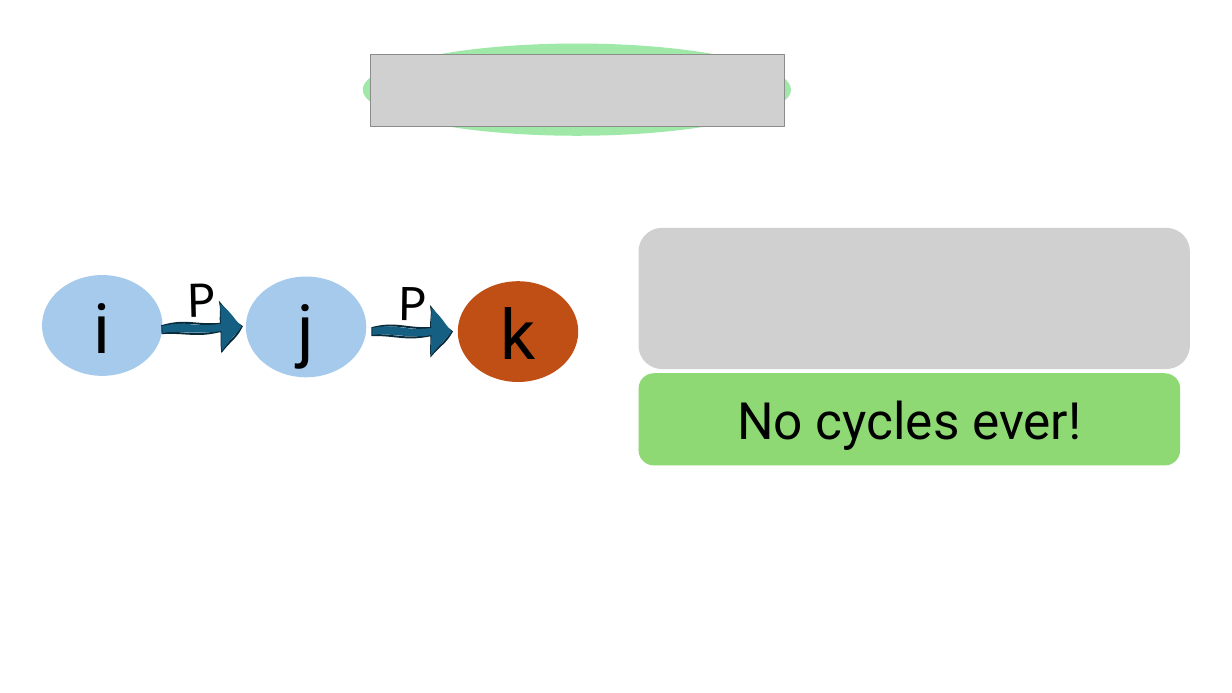
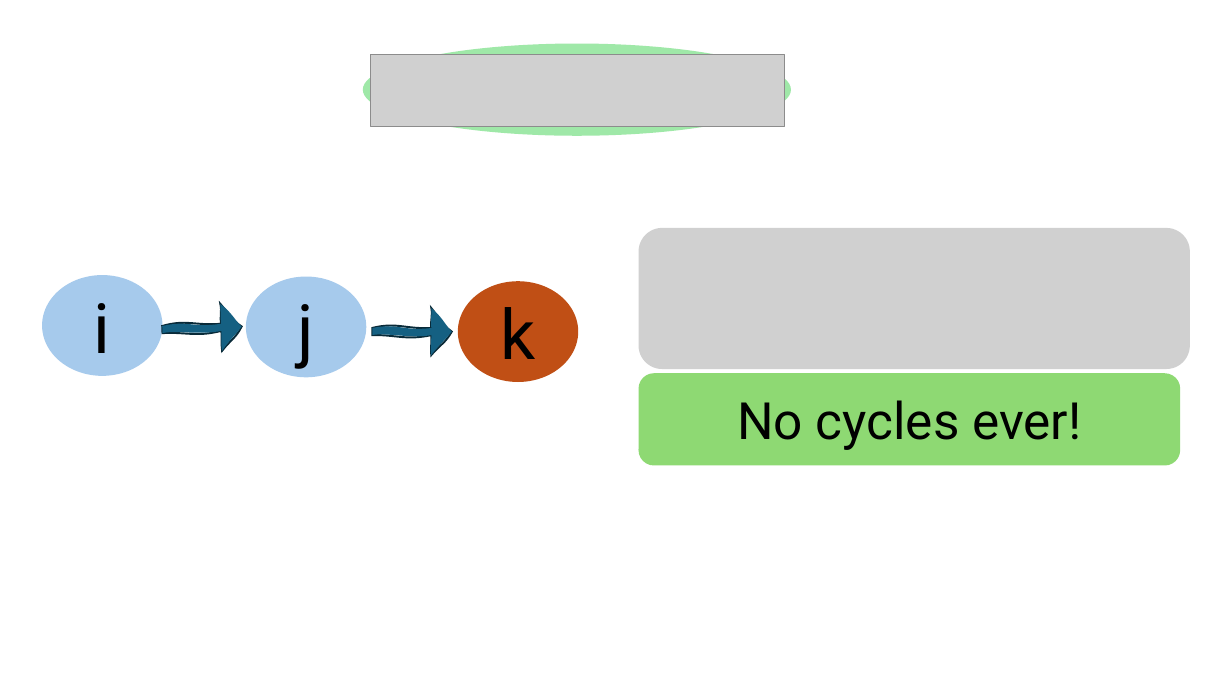
Before and after one commit to HaseebLUMS/Onyx-Presentation, a slide deck: slide 25 of tommy_hotnets_v2.pptx (slide 30 before the commit). Drawn at 1232x693 pixels with LibreOffice and Linux fonts; fonts in the diff are those of the drawing; grey boxes stand for pictures. Boxes give left, top, right and bottom in pixels: in the first picture for what was removed or moved away, otherwise in the second. Text is boxed around its words. In the diff, an @@ line names an element or a change of style, - is before the commit and + after.

```diff
--- a/tommy_hotnets_v2.pptx
+++ b/tommy_hotnets_v2.pptx
@@ text removed at bbox=[187, 283, 215, 326] @@
-P
@@ text removed at bbox=[398, 287, 426, 329] @@
-P
```
Also in this commit, not shown: 4 other slides changed, 5 slides removed.
